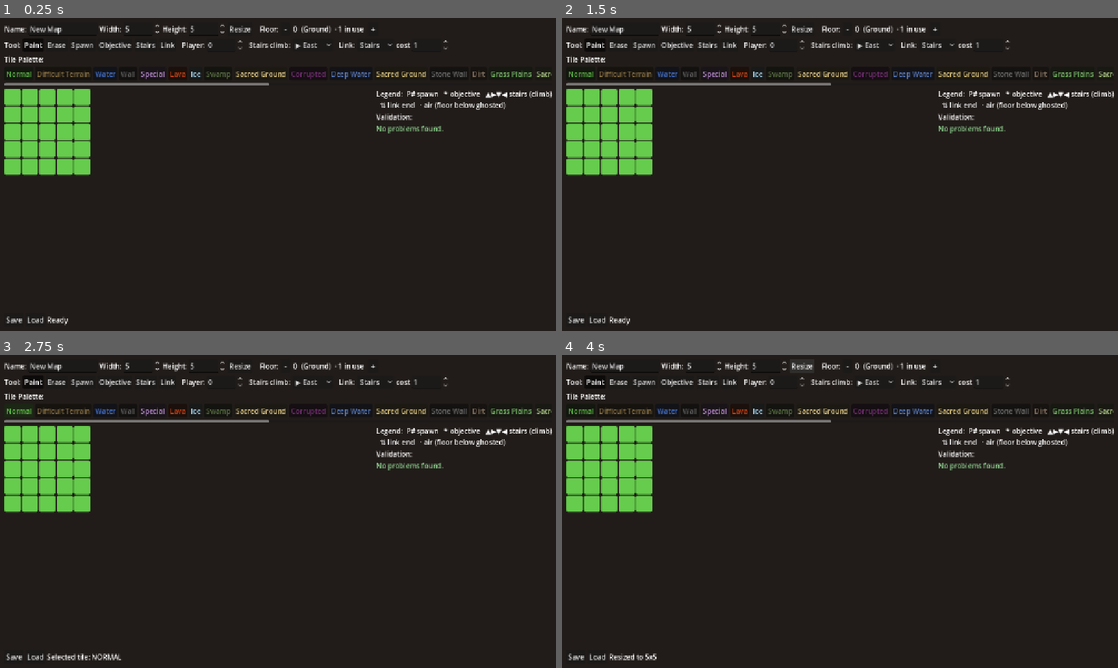
Above: before the commit, frames 1-4 (two rows, left to right).
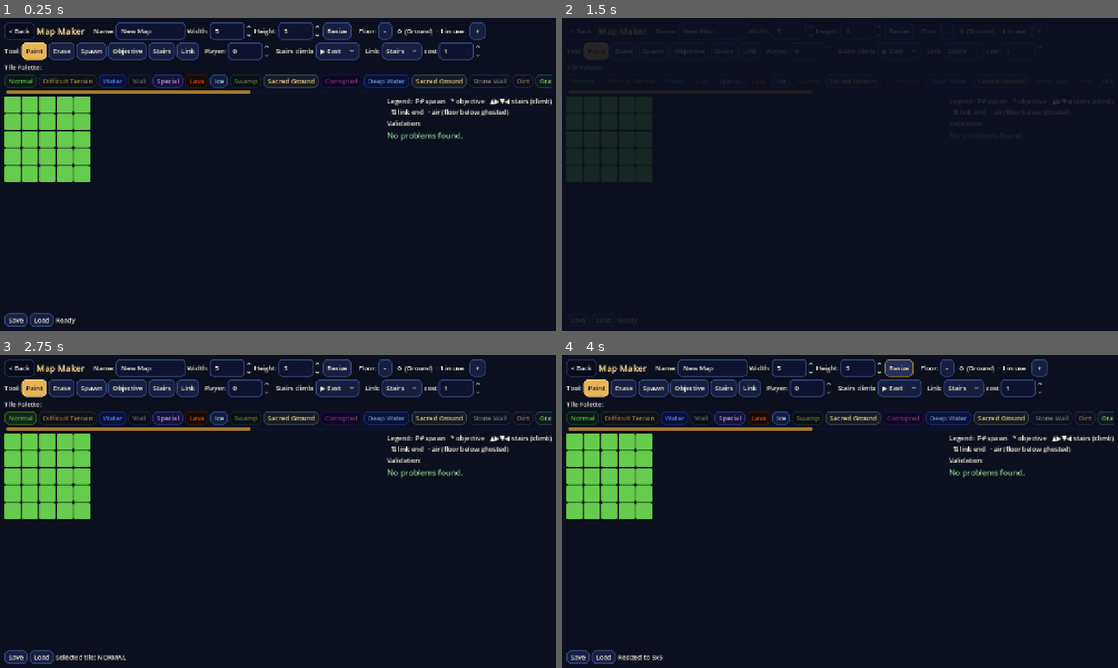
Above: after the commit, the same moments.

Repository: K-ennethA/Conquest
Game: Godot game, scene res://game/mapmaker/MapMakerScene.tscn
Two runs of this game, one before a commit and one after it. Both use one fixed random seed, a clock stepped at 60 frames per second and the inputs below. This scene is started directly instead of the project's main scene.
Inputs (mouse positions are in pixels of both pictures, inside the frame that each line leads up to):
- Up to frame 1 (0.25 s): no input
- Up to frame 2 (1.5 s): click (584, 30) at 0.5 s, where only the run after the commit has a clickable "< Back"; click (990, 309) at 1.25 s, where only the run after the commit has a clickable "Map Maker"
- Up to frame 3 (2.75 s): click "Normal" at 2 s
- Up to frame 4 (4 s): click "Normal" at 2.75 s; click "Resize" at 3.5 s

The runs differ from the first frame. In frame 1, 12% of the frame differs, in the area x 0-100%, y 1-99%; in frame 2, 8.4%; in frame 3, 12%; in frame 4, 12%.

Commit message:
feat(menus): open the Map Maker from the Compendium; Back / Esc returns
The Compendium footer gains a "Map Maker" action; the Map Maker takes a compact
MenuTheme look (fits 1280x720), a title and a "< Back" button (Esc too, unless a
text field is focused) that returns to the Compendium.

Co-Authored-By: Claude Opus 5.5 <noreply@anthropic.com>
Claude-Session: https://claude.ai/code/session_0162bpEGUe9eHwfx1BhGZr9d

Diff:
--- a/game/mapmaker/MapMakerScene.gd
+++ b/game/mapmaker/MapMakerScene.gd
@@ -23,6 +23,8 @@
 const TILE_RESOURCE_DIR := "res://game/tiles/resources"
 ## Directory maps are saved to / loaded from.
 const MAP_RESOURCE_DIR := "res://game/maps/resources"
+## Where Back returns to (the Map Maker is opened from the Compendium).
+const BACK_SCENE := "res://menus/Compendium.tscn"
 
 ## Editing tools available on the grid.
 enum Tool { PAINT, ERASE, SPAWN, OBJECTIVE, STAIRS, LINK }
@@ -85,9 +87,12 @@
 
 func _build_ui() -> void:
 	set_anchors_preset(Control.PRESET_FULL_RECT)
+	# Same navy + gold look as the rest of the menus, in a compact size (this is a
+	# dense editor: every toolbar must fit a 1280-wide window).
+	theme = _compact_theme()
 
 	var bg := ColorRect.new()
-	bg.color = Color(0.13, 0.11, 0.1)
+	bg.color = MenuTheme.BG_DEEP
 	bg.set_anchors_preset(Control.PRESET_FULL_RECT)
 	bg.mouse_filter = Control.MOUSE_FILTER_IGNORE
 	add_child(bg)
@@ -102,9 +107,26 @@
 	root.add_theme_constant_override("separation", 6)
 	margin.add_child(root)
 
-	# --- Top toolbar: name + dimensions ---------------------------------
+	# --- Top toolbar: back + name + dimensions ----------------------------
 	var top := HBoxContainer.new()
 	root.add_child(top)
+
+	# Back to the menu first, so it is always on screen (Esc too, when no text
+	# field is being edited).
+	var back_btn := Button.new()
+	back_btn.name = "BackButton"
+	back_btn.text = "< Back"
+	back_btn.theme_type_variation = &"GhostButton"
+	back_btn.tooltip_text = "Return to the Compendium (Esc)"
+	back_btn.pressed.connect(go_back)
+	top.add_child(back_btn)
+	var title := Label.new()
+	title.text = "Map Maker"
+	title.add_theme_font_override("font", MenuTheme.bold_font(0.5))
+	title.add_theme_font_size_override("font_size", 20)
+	title.add_theme_color_override("font_color", MenuTheme.GOLD_LITE)
+	top.add_child(title)
+	top.add_child(_make_label("   "))
 
 	top.add_child(_make_label("Name:"))
 	_name_edit = LineEdit.new()
@@ -395,7 +417,55 @@
 	_set_status("Editing floor %d" % current_floor)
 
 
+## MenuTheme, shrunk for a dense editor: 15px text and tighter button padding.
+func _compact_theme() -> Theme:
+	var t := MenuTheme.build()
+	t.default_font_size = 15
+	for type in ["Label", "Button", "LineEdit", "OptionButton", "SpinBox", "CheckBox", "PopupMenu"]:
+		t.set_font_size("font_size", type, 15)
+	for variation in ["GhostButton", "PrimaryButton"]:
+		t.set_font_size("font_size", variation, 15)
+	for type in ["Button", "OptionButton"]:
+		for state in ["normal", "hover", "pressed", "hover_pressed", "disabled"]:
+			var sb := t.get_stylebox(state, type)
+			if sb is StyleBoxFlat:
+				var c := (sb as StyleBoxFlat).duplicate()
+				c.content_margin_left = 10
+				c.content_margin_right = 10
+				c.content_margin_top = 4
+				c.content_margin_bottom = 4
+				t.set_stylebox(state, type, c)
+	for state in ["normal", "hover", "pressed"]:
+		var gsb := t.get_stylebox(state, "GhostButton")
+		if gsb is StyleBoxFlat:
+			var g := (gsb as StyleBoxFlat).duplicate()
+			g.content_margin_left = 10
+			g.content_margin_right = 12
+			g.content_margin_top = 4
+			g.content_margin_bottom = 4
+			t.set_stylebox(state, "GhostButton", g)
+	var field := t.get_stylebox("normal", "LineEdit")
+	if field is StyleBoxFlat:
+		var f := (field as StyleBoxFlat).duplicate()
+		f.content_margin_top = 4
+		f.content_margin_bottom = 4
+		t.set_stylebox("normal", "LineEdit", f)
+	return t
+
+
+## Leave the Map Maker for the menu it was opened from.
+func go_back() -> void:
+	if is_inside_tree():
+		MenuNav.change_scene(self, BACK_SCENE)
+
+
 func _unhandled_input(event: InputEvent) -> void:
+	if event.is_action_pressed(&"ui_cancel"):
+		var focus := get_viewport().gui_get_focus_owner()
+		if not (focus is LineEdit or focus is SpinBox):
+			accept_event()
+			go_back()
+			return
 	if event is InputEventKey and event.pressed and not event.echo:
 		if event.keycode == KEY_PAGEUP:
 			set_floor(current_floor + 1)
--- a/menus/Compendium.gd
+++ b/menus/Compendium.gd
@@ -97,6 +97,13 @@
 
 	# ONE back control for the whole reference (the hosted galleries' own headers
 	# are hidden in _build_hosted_section).
+	# The in-game Map Maker lives here too: author your own battlefield.
+	var map_maker_button := MenuKit.button("Map Maker", &"", 180)
+	map_maker_button.name = "MapMakerButton"
+	map_maker_button.tooltip_text = "Build and save your own maps (multi-floor, spawns, stairs)."
+	map_maker_button.pressed.connect(_on_map_maker_pressed)
+	page.actions.add_child(map_maker_button)
+
 	back_button = MenuKit.button("Back", MenuKit.GHOST, 140)
 	back_button.name = "BackButton"
 	back_button.pressed.connect(_on_back_pressed)
@@ -104,6 +111,13 @@
 	page.hints.add_child(MenuKit.key_hint("Q / R", "LB / RB", "Switch section"))
 	page.hints.add_child(MenuKit.key_hint("Esc", "B", "Back"))
 	MenuNav.focus_deferred(tab_container.get_tab_bar())
+
+
+const MAP_MAKER_SCENE := "res://game/mapmaker/MapMakerScene.tscn"
+
+
+func _on_map_maker_pressed() -> void:
+	MenuNav.change_scene(self, MAP_MAKER_SCENE)
 
 
 func _on_tab_changed(tab: int) -> void:
